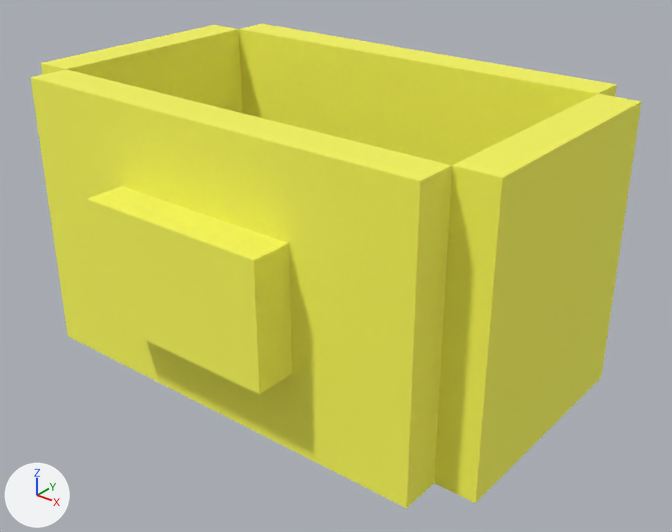
One commit to the glTF model public/b-b0-customizer/models/accessories_clothes_tshirt.glb: the scene before it, then after it.
The view is the same before and after, from a camera (50 mm lens) standing at (13.12, -16.42, 17.56) and looking at (0.3, -0.4, 7.63). The axes (+X, +Y, +Z) are drawn at lower left. The lights are the same throughout. The older version comes first.

The scene before the commit, as lines of its bpy script (objects in view):
```python
mat_bb0_tshirt_morty_vox_material_5 = principled_material('bb0 tshirt morty.vox Material 5')
mat_bb0_tshirt_morty_vox_material_5.base_color = (1.0, 1.0, 0.2)  # yellow #ffff7c
mat_bb0_tshirt_morty_vox_material_5.metallic = 0.8
mat_bb0_tshirt_morty_vox_material_5.roughness = 1.0
me_mesh_0_042 = bpy.data.meshes.new('mesh_0.042')
me_mesh_0_042.from_pydata(...)  # 592 vertices, 1232 faces; spans x -6.0..7.0, y -5.0..4.0, z -15.0..-8.0
# faces by material slot: [1226, 6]
me_mesh_0_042.materials.append(mat_bb0_tshirt_morty_vox_material_5)  # yellow #ffff7c
me_mesh_0_042.materials.append(mat_bb0_tshirt_morty_vox_material_250)  # light grey #c1c1c1
ob_model_0_001 = bpy.data.objects.new('model_0.001', me_mesh_0_042)
ob_model_0_001.location = (-1.0, 0.0, 20.0)
```
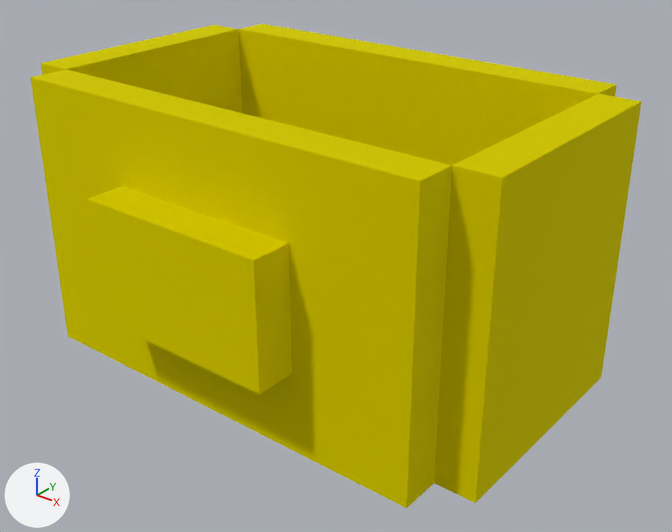
The edits, one by one:
Material 'bb0 tshirt morty.vox Material 5' (mat_bb0_tshirt_morty_vox_material_5) changes colour from yellow #ffff7c to yellow #ece500; in linear values from (1.0, 1.0, 0.2) to (0.84, 0.784, 0.0).

Where the change shows, as pixel boxes (x1, y1, x2, y2) in the pictures (672 x 532 px):
'model_0.001', recoloured (darker)
    both: (30, 24, 642, 508)
